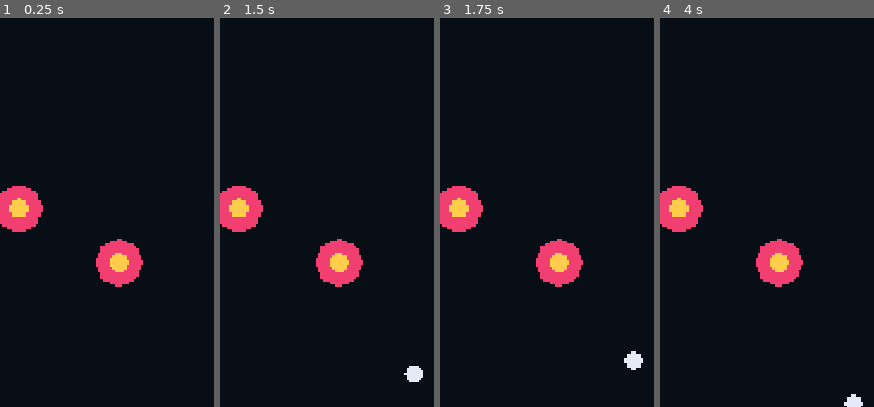
Above: before the commit, frames 1-4 (left to right).
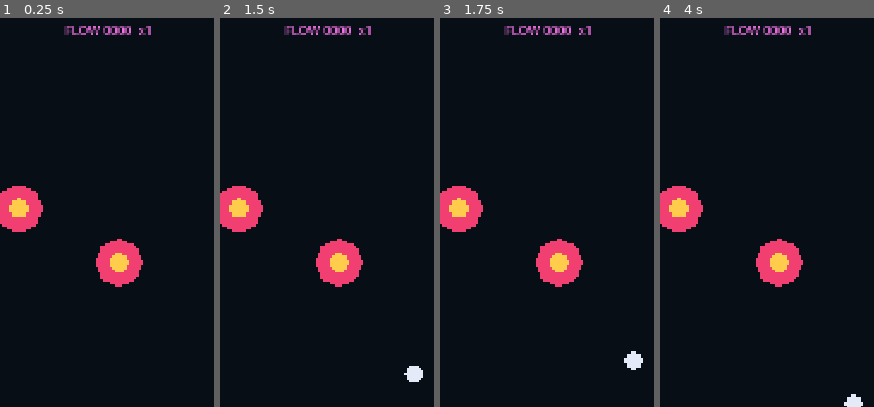
Above: after the commit, the same moments.

Repository: Nairolf138/NairolFlipper
Game: Godot game, scene res://scenes/app/Main.tscn
Same seed, same stepped clock (60 frames per second), same inputs: the game is played once before the commit and once after it.
Inputs (mouse positions are % of the whole screen's width and height, from its top left):
- Up to frame 1 (0.25 s): no input
- Up to frame 2 (1.5 s): tap Enter at 0.5 s; move the mouse to (73, 45) at 0.52 s; hold D (flipper_right) 0.53-1.25 s; hold Space (launch_ball) 0.53-1.25 s; click (73, 45) at 0.67 s; drag from (29, 55) to (outside the picture) at 1.27 s
- Up to frame 3 (1.75 s): no input
- Up to frame 4 (4 s): move the mouse to (61, 27) at 2.02 s; hold D (flipper_right) 2.03-2.75 s; hold Space (launch_ball) 2.03-2.75 s; drag from (45, 71) to (91, 79) at 2.77 s; move the mouse to (82, 65) at 3.52 s; hold A (flipper_left) from 3.53 s (still down); hold Space (launch_ball) from 3.53 s (still down)
The pictures show only the part of the screen within x 46-96%, y 2-52%; the shares and areas given below are measured in that part.

The runs differ from the first frame. In frame 1, 0.6% of the frame differs, in the area x 29-71%, y 2-5%; in frame 2, 0.6%; in frame 3, 0.6%; in frame 4, 0.6%.

Commit message:
feat: add flow progression manager

Diff:
--- a/scenes/app/Main.tscn
+++ b/scenes/app/Main.tscn
@@ -16,6 +16,7 @@
 [ext_resource type="Script" path="res://scripts/show/cue_manager.gd" id="14_cue"]
 [ext_resource type="Resource" path="res://data/cues/first_hit.tres" id="15_first_hit"]
 [ext_resource type="Script" path="res://scripts/show/cue_definition.gd" id="16_cue_definition"]
+[ext_resource type="Script" path="res://scripts/show/flow_manager.gd" id="17_flow"]
 
 [sub_resource type="RectangleShape2D" id="LeftWallShape"]
 size = Vector2(40, 1600)
@@ -42,6 +43,9 @@
 [node name="ScoreManager" type="Node" parent="."]
 script = ExtResource("5_score")
 
+[node name="FlowManager" type="Node" parent="."]
+script = ExtResource("17_flow")
+
 [node name="PlaytestRecorder" type="Node" parent="."]
 script = ExtResource("6_recorder")
 
@@ -61,6 +65,15 @@
 theme_override_colors/font_color = Color(1, 0.8, 0.3, 1)
 theme_override_font_sizes/font_size = 36
 text = "SCORE 000000"
+
+[node name="FlowLabel" type="Label" parent="."]
+offset_left = 650.0
+offset_top = 70.0
+offset_right = 1000.0
+offset_bottom = 140.0
+theme_override_colors/font_color = Color(0.95, 0.45, 0.9, 1)
+theme_override_font_sizes/font_size = 30
+text = "FLOW 0000  x1"
 
 [node name="StatusLabel" type="Label" parent="."]
 offset_left = 60.0
--- a/scripts/app/main.gd
+++ b/scripts/app/main.gd
@@ -1,7 +1,9 @@
 extends Node2D
 
 @onready var score_manager = $ScoreManager
+@onready var flow_manager: FlowManager = $FlowManager
 @onready var score_label: Label = $ScoreLabel
+@onready var flow_label: Label = $FlowLabel
 @onready var balls: Array[Node] = [$BallOne, $BallTwo, $BallThree]
 @onready var drain: Area2D = $Drain
 @onready var status_label: Label = $StatusLabel
@@ -23,6 +25,7 @@
 	for bumper in get_tree().get_nodes_in_group("score_bumpers"):
 		bumper.bumper_hit.connect(_on_bumper_hit)
 	score_manager.score_changed.connect(_on_score_changed)
+	flow_manager.flow_changed.connect(_on_flow_changed)
 	restart_game()
 
 
@@ -83,11 +86,16 @@
 
 func _on_bumper_hit(points: int, _bumper_name: StringName) -> void:
 	score_manager.add_points(points)
+	flow_manager.add_flow(points)
 	playtest_recorder.record_bumper_hit(points)
 
 
 func _on_score_changed(new_score: int) -> void:
 	score_label.text = "SCORE %06d" % new_score
+
+
+func _on_flow_changed(flow_points: int, multiplier: int) -> void:
+	flow_label.text = "FLOW %04d  x%d" % [flow_points, multiplier]
 
 
 func _on_drain_body_entered(body: Node) -> void:
@@ -121,6 +129,7 @@
 	active_ball_index = 0
 	game_over = false
 	score_manager.reset_score()
+	flow_manager.reset_flow()
 	status_label.text = "BALL 1 / 3"
 	for index in balls.size():
 		var ball: Node = balls[index]
--- /dev/null
+++ b/scripts/show/flow_manager.gd
@@ -0,0 +1,53 @@
+class_name FlowManager
+extends Node
+
+signal flow_changed(flow_points: int, multiplier: int)
+signal multiplier_changed(multiplier: int)
+
+## Session Flow: a forgiving progression multiplier for varied show actions.
+@export var thresholds: Array[int] = [0, 100, 250, 450, 700, 1000]
+@export var multipliers: Array[int] = [1, 2, 3, 4, 6, 8]
+@export var decay_per_second: float = 8.0
+
+var flow_points: int = 0
+var multiplier: int = 1
+
+
+func add_flow(points: int) -> void:
+	if points <= 0:
+		return
+	flow_points += points
+	_update_multiplier()
+
+
+func decay_flow(delta: float) -> void:
+	if delta <= 0.0 or flow_points <= 0:
+		return
+	flow_points = maxi(0, flow_points - ceili(delta * decay_per_second))
+	_update_multiplier()
+
+
+func reset_flow() -> void:
+	flow_points = 0
+	_update_multiplier()
+
+
+func _process(delta: float) -> void:
+	decay_flow(delta)
+
+
+func _update_multiplier() -> void:
+	var previous_multiplier := multiplier
+	multiplier = _multiplier_for_points(flow_points)
+	flow_changed.emit(flow_points, multiplier)
+	if multiplier != previous_multiplier:
+		multiplier_changed.emit(multiplier)
+
+
+func _multiplier_for_points(points: int) -> int:
+	var result := multipliers[0] if not multipliers.is_empty() else 1
+	var count := mini(thresholds.size(), multipliers.size())
+	for index in count:
+		if points >= thresholds[index]:
+			result = multipliers[index]
+	return result
Not shown: 1 places in scenes/app/Main.tscn that only renumber resources
Not shown, changed: docs/BACKLOG.md
Not shown, changed: tests/test_bootstrap.py
